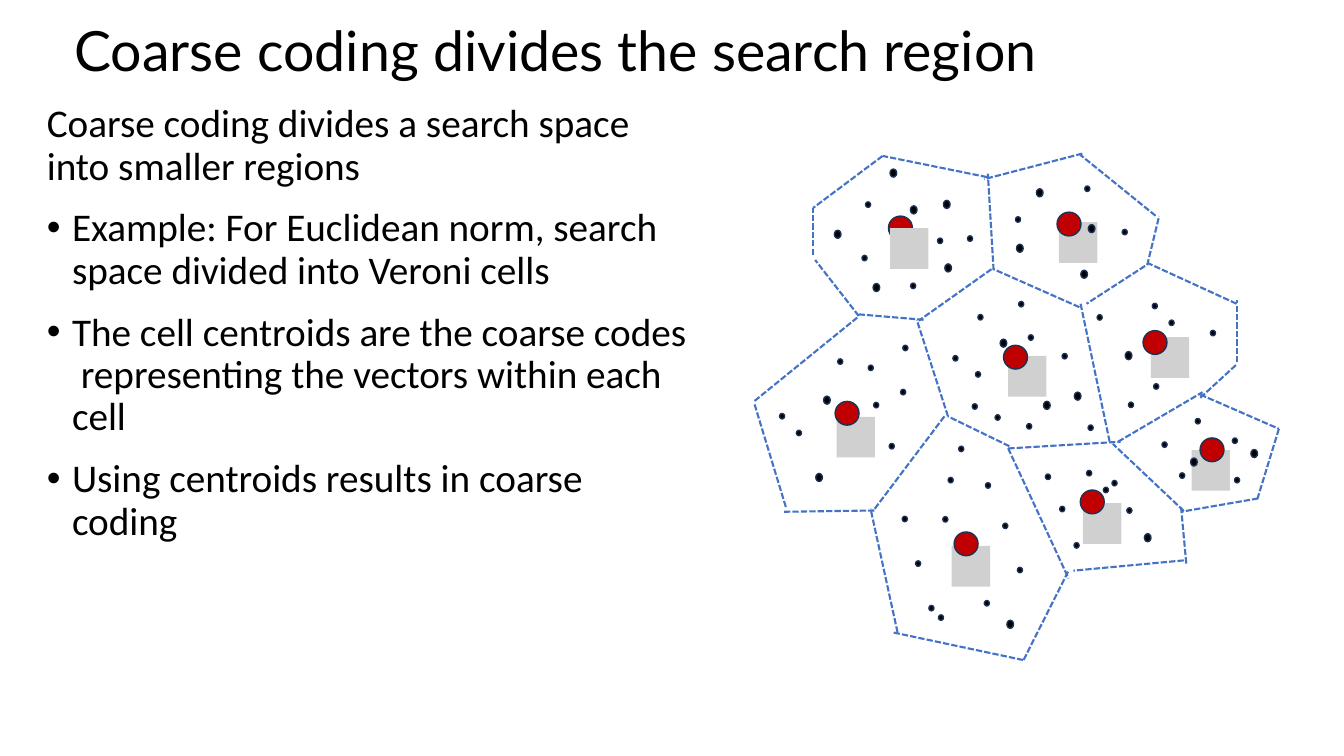
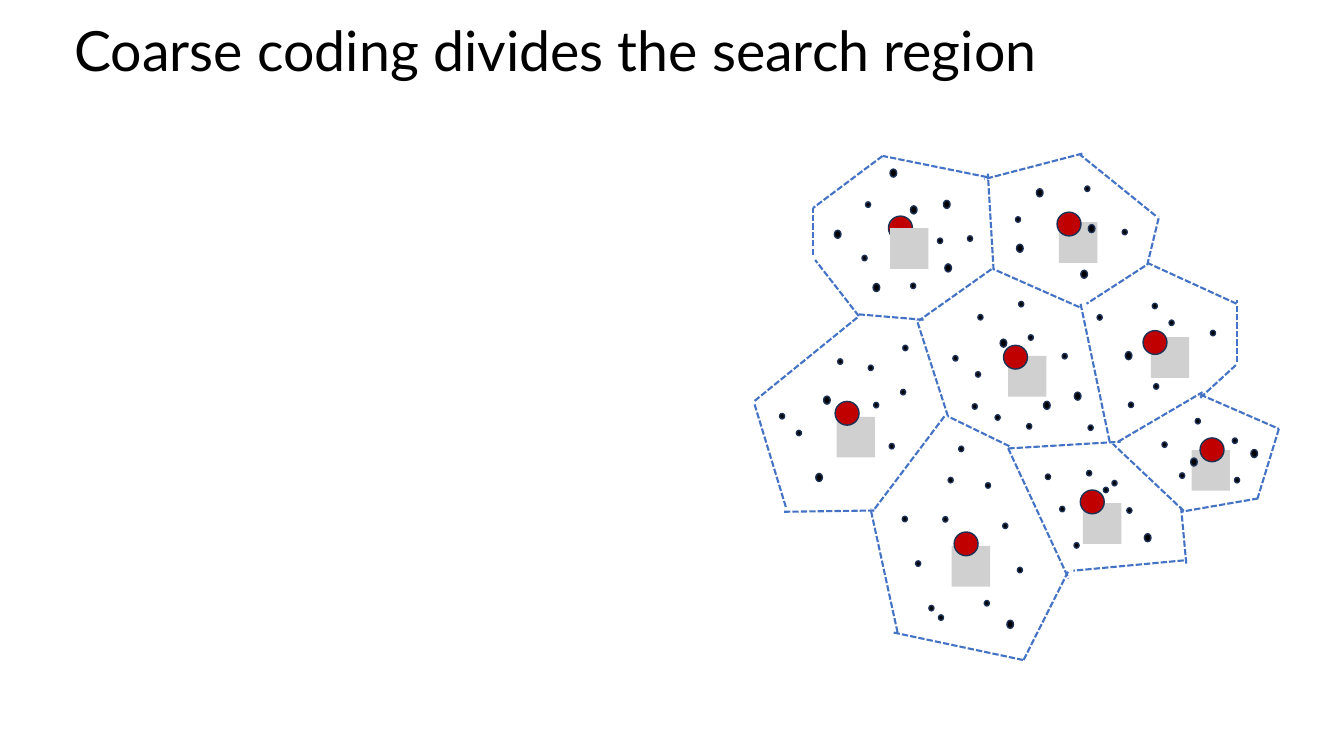
Before and after one commit to tenevian/Harvard-SSP-Data-Mining, a slide deck: slide 22 of slides/5_EfficientSimilaritySearch.pptx (slide 20 before the commit). Drawn at 1344x756 pixels with LibreOffice and Linux fonts; fonts in the diff are those of the drawing; grey boxes stand for pictures. Boxes give left, top, right and bottom in pixels: in the first picture for what was removed or moved away, otherwise in the second. Text is boxed around its words. In the diff, an @@ line names an element or a change of style, - is before the commit and + after.

```diff
--- a/slides/5_EfficientSimilaritySearch.pptx
+++ b/slides/5_EfficientSimilaritySearch.pptx
@@ text removed at (x1=47, y1=109, x2=686, y2=542) @@
-Coarse coding divides a search space into smaller regions
-• Example: For Euclidean norm, search space divided into Veroni cells
-• The cell centroids are the coarse codes representing the vectors within each cell
-• Using centroids results in coarse coding
```
Also in this commit, not shown: 2 other slides changed, 3 slides added.
